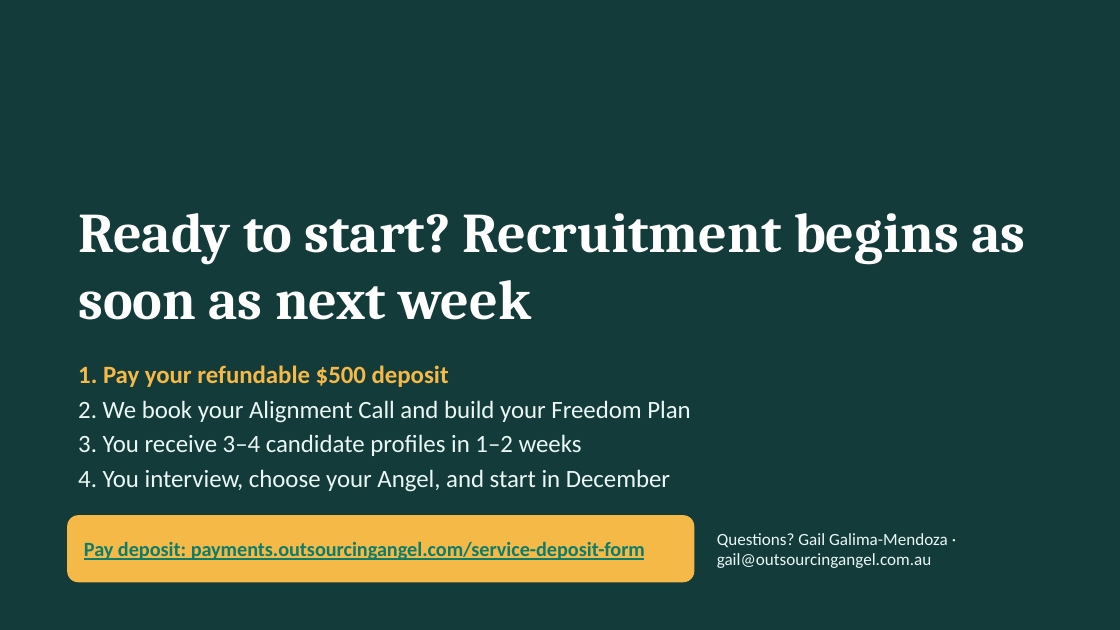
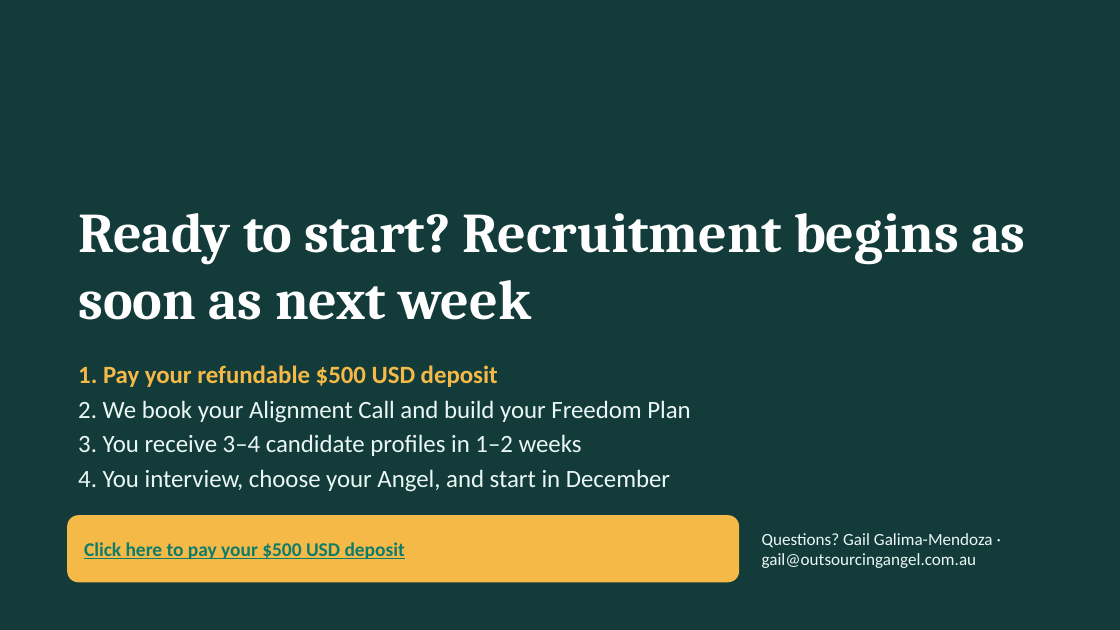
Before and after one commit to gail-gif/OA, a slide deck: slide 9 of Meg_Carlson_Proposal.pptx. Drawn at 1120x630 pixels with LibreOffice and Linux fonts; fonts in the diff are those of the drawing. Boxes give left, top, right and bottom in pixels: in the first picture for what was removed or moved away, otherwise in the second. Text is boxed around its words. In the diff, an @@ line names an element or a change of style, - is before the commit and + after.

```diff
--- a/Meg_Carlson_Proposal.pptx
+++ b/Meg_Carlson_Proposal.pptx
@@ text at [78, 365, 690, 423]: text changed @@
-1. Pay your refundable $500 deposit
-2. We book your Alignment Call and build your Freedom Plan
+1. Pay your refundable $500 USD deposit
+2. We book your Alignment Call and build your Freedom Plan
@@ rounded rectangle: place and size @@
-rounded rectangle at [67, 515, 694, 582]
+rounded rectangle at [67, 515, 739, 582]
@@ text "Questions? Gail Galima-Mendoza · gail@outsourcingangel.com.a ...": place and size @@
-text "Questions? Gail Galima-Mendoza · gail@outsourcingangel.com.a ..." at [717, 533, 948, 568]
+text "Questions? Gail Galima-Mendoza · gail@outsourcingangel.com.a ..." at [762, 533, 993, 568]
@@ text at [84, 542, 405, 559]: text changed; size 13 to 12.5 pt @@
-Pay deposit: payments.outsourcingangel.com/service-deposit-form
+Click here to pay your $500 USD deposit
```
